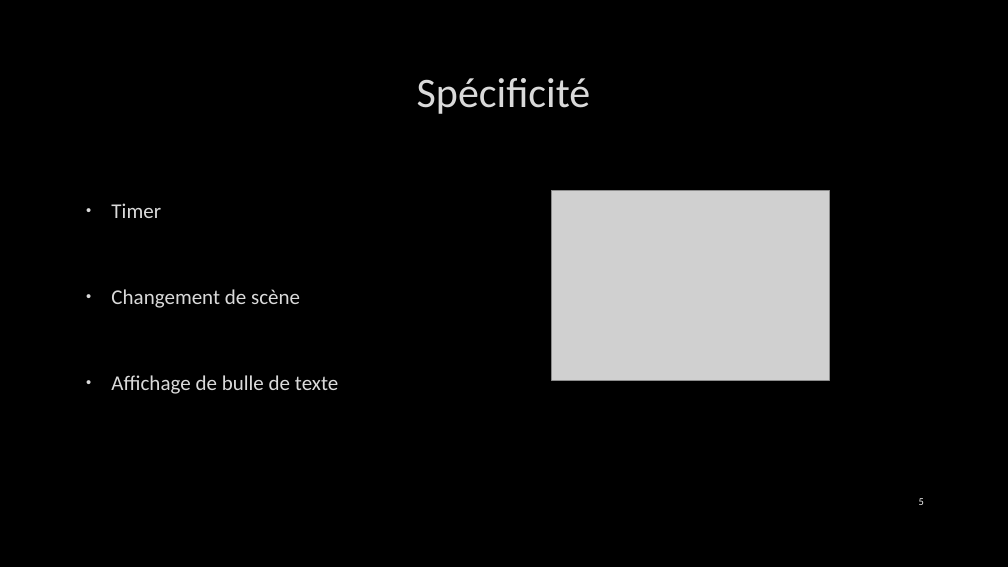
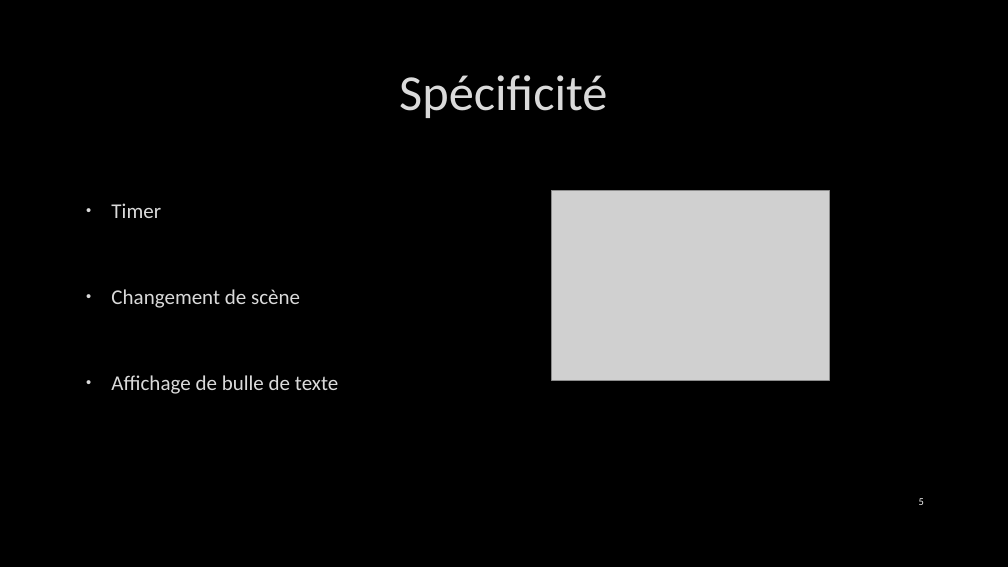
Before and after one commit to DavidVRLS/Git_EscapeJail, a slide deck: slide 5 of EscapeJail.pptx. Drawn at 1008x567 pixels with LibreOffice and Linux fonts; fonts in the diff are those of the drawing; grey boxes stand for pictures; background and template pictures are left out. Boxes give left, top, right and bottom in pixels: in the first picture for what was removed or moved away, otherwise in the second. Text is boxed around its words. In the diff, an @@ line names an element or a change of style, - is before the commit and + after.

```diff
--- a/EscapeJail.pptx
+++ b/EscapeJail.pptx
@@ title "Spécificité" at (399,75,607,118): size 40 to 48 pt @@
```
Also in this commit, not shown: 7 other slides changed, 2 slides added, 1 slide removed.
